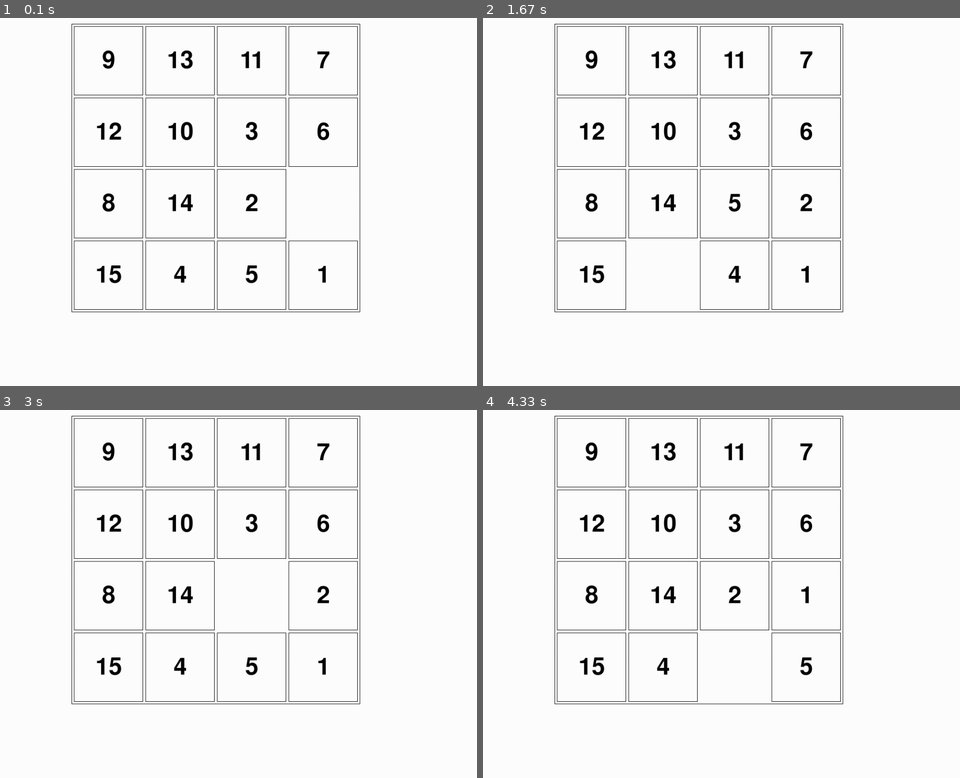
Above: before the commit, frames 1-4 (two rows, left to right).
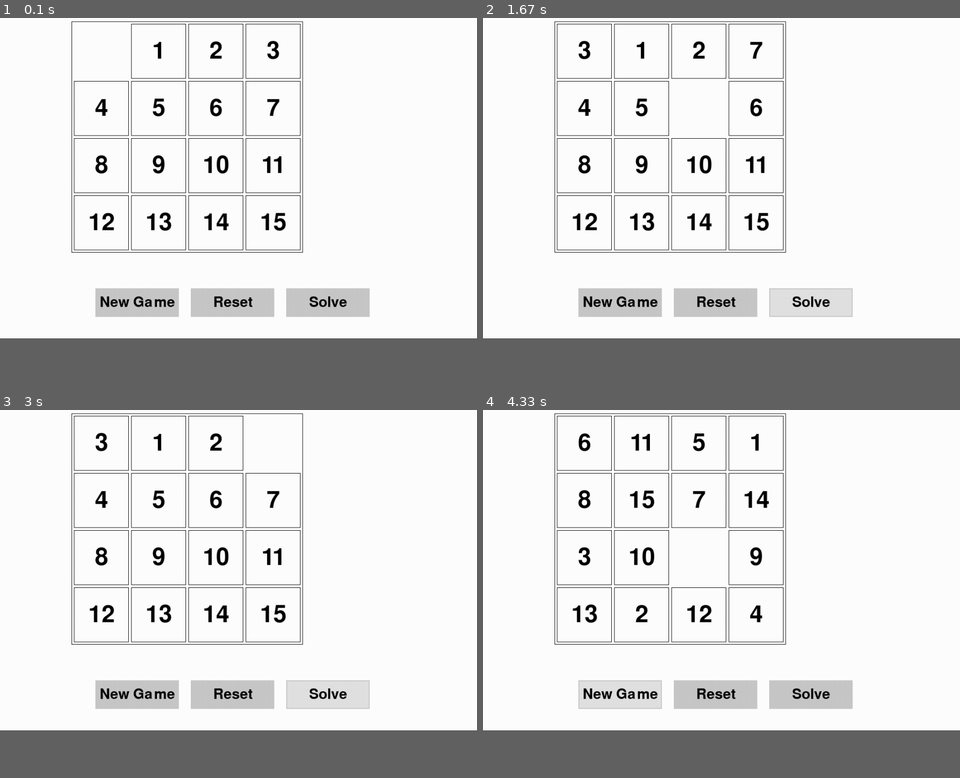
Above: after the commit, the same moments.

Repository: Mayank-Maheshwari/pygame
Game: pygame game, started from main.py
Same seed, same stepped clock (60 frames per second), same inputs: the game is played once before the commit and once after it.
Inputs (mouse positions are in pixels of both pictures, inside the frame that each line leads up to):
- Up to frame 1 (0.1 s): no input
- Up to frame 2 (1.67 s): click (812, 301) at 0.42 s, where only the run after the commit has a clickable "Solve"; hold Right 0.67-1.13 s; hold Up 1.17-1.47 s; hold Right from 1.5 s (still down)
- Up to frame 3 (3 s): release Right at 1.97 s; hold Left 2-2.53 s; hold Down 2.57-2.87 s
- Up to frame 4 (4.33 s): click (621, 693) at 3 s, where only the run after the commit has a clickable "New Game"; hold Left 3.23-3.63 s; hold Up 3.67-4.03 s; hold Right from 4.07 s (still down)
In our replay, the window is 900x720 before the commit and 900x630 after it. These sizes can differ from the game's own. Grey fills any space a smaller window leaves; there, only what the larger window draws over its background counts as a difference.

The runs differ from the first frame. In frame 1, 10% of the frame differs, in the area x 15-78%, y 0-82%; in frame 2, 10%; in frame 3, 10%; in frame 4, 10%.

Commit message:
Add the feature of solution

Diff:
--- a/main.py
+++ b/main.py
@@ -1,5 +1,7 @@
+import time
 import pygame
 from random import shuffle
+from solution import control
 
 black = (0, 0, 0)
 white = (255, 255, 255)
@@ -11,7 +13,10 @@
 total_no_block = column_count * row_count
 
 frame_height = column_count * 200
-frame_width = row_count*200+200
+if frame_height >= 800:
+    frame_height = 700
+    square_side = 120
+frame_width = row_count * 200 + 200
 
 pygame.init()
 display = pygame.display.set_mode((frame_width, frame_height))
@@ -49,6 +54,33 @@
     quit()
 
 
+def get_solution():
+    result = control(Problem.problem)
+    print(result)
+    for move in result:
+        if move == "Right":
+            print("left")
+            Puzzel.move_left()
+        elif move =="Left":
+            print("right")
+            Puzzel.move_right()
+        elif move == "Down":
+            print("up")
+            Puzzel.move_up()
+        elif move == "Up":
+            print("down")
+            Puzzel.move_down()
+        display.fill(white)
+        Puzzel.paint()
+        button(frame_width * .2, frame_height * .85, 60, 175, (200, 200, 200), (225, 225, 225), "New Game", 30,)
+        button(frame_width * .4, frame_height * .85, 60, 175, (200, 200, 200), (225, 225, 225), "Reset", 30,)
+        button(frame_width * .6, frame_height * .85, 60, 175, (200, 200, 200), (225, 225, 225), "Solve", 30,)
+        clock.tick(1)
+        pygame.display.update()
+
+    Problem.check_goal()
+
+
 def start():
     show = True
     while show:
@@ -89,13 +121,34 @@
             message_display(self.message, self.x + self.side / 2, self.y + self.side / 2, font_size=size)
 
 
+
 class Problem:
+
     problem = [i for i in range(total_no_block)]
-
-    shuffle(problem)
+    p = [i for i in problem]
+
+    @staticmethod
+    def new_game():
+        Problem.problem.clear()
+        for i in range(total_no_block):
+            Problem.problem.append(i)
+        Problem.print_problem()
+        shuffle(Problem.problem)
+        Problem.p.clear()
+        for i in Problem.problem:
+            Problem.p.append(i)
+        Puzzel.create_puzzel()
+
+    @staticmethod
+    def reset():
+        Problem.problem.clear()
+        for i in Problem.p:
+            Problem.problem.append(i)
+        Puzzel.create_puzzel()
 
     @staticmethod
     def create_problem():
+        global problem
         Problem.problem.clear()
         for slide in Puzzel.slides:
             Problem.problem.append(int(slide.message))
@@ -113,20 +166,28 @@
 
 
 class Puzzel:
-    slides = [Square(frame_width * 0.15 + 5 + ((i % row_count) * square_side), frame_height * 0.05 + 5 + (int(i / column_count) * square_side), square_side-5,
+
+    slides = [Square(frame_width * 0.15 + 5 + ((i % row_count) * square_side),
+                     frame_height * 0.05 + 5 + (int(i / column_count) * square_side), square_side - 5,
                      str(Problem.problem[i])) for i in range(total_no_block)]
-
-    x_coodinates = [frame_width*0.15+5+i*square_side for i in range(row_count)]
-    y_coodinates = [frame_height*0.05+5+i*square_side for i in range(column_count)]
+    x_coodinates = [frame_width * 0.15 + 5 + i * square_side for i in range(row_count)]
+    y_coodinates = [frame_height * 0.05 + 5 + i * square_side for i in range(column_count)]
+
+    @staticmethod
+    def create_puzzel():
+        Puzzel.slides = [Square(frame_width * 0.15 + 5 + ((i % row_count) * square_side),
+                         frame_height * 0.05 + 5 + (int(i / column_count) * square_side), square_side - 5,
+                         str(Problem.problem[i])) for i in range(total_no_block)]
+
     @staticmethod
     def paint():
-        Square(frame_width * 0.15, frame_height * 0.05, row_count*square_side + 5, None).draw_square(black, white)
+        Square(frame_width * 0.15, frame_height * 0.05, row_count * square_side + 5, None).draw_square(black, white)
         for i in Puzzel.slides:
             i.draw_square(black, white)
 
     @staticmethod
     def move_up():
-        if Square.zero_square.y == frame_height*0.05+(column_count-1)*square_side+5:
+        if Square.zero_square.y == frame_height * 0.05 + (column_count - 1) * square_side + 5:
             return
         else:
             side = Puzzel.find_Square_below(Square.zero_square.y, Square.zero_square.x)
@@ -140,7 +201,7 @@
 
     @staticmethod
     def move_down():
-        if Square.zero_square.y == frame_height*0.05+5:
+        if Square.zero_square.y == frame_height * 0.05 + 5:
             return
         else:
             side = Puzzel.find_Square_above(Square.zero_square.y, Square.zero_square.x)
@@ -155,7 +216,7 @@
 
     @staticmethod
     def move_left():
-        if Square.zero_square.x == frame_width*1.15+(row_count-1)*square_side+5:
+        if Square.zero_square.x == frame_width * 1.15 + (row_count - 1) * square_side + 5:
             return
         else:
             side = Puzzel.find_square_right(Square.zero_square.y, Square.zero_square.x)
@@ -169,7 +230,7 @@
 
     @staticmethod
     def move_right():
-        if Square.zero_square.x == frame_width*1.15+5:
+        if Square.zero_square.x == frame_width * 1.15 + 5:
             return
         else:
             side = Puzzel.find_square_left(Square.zero_square.y, Square.zero_square.x)
@@ -184,40 +245,56 @@
     @staticmethod
     def find_Square_below(y, x):
         i = Puzzel.y_coodinates.index(y)
-        found_y = Puzzel.y_coodinates[i + 1]
-        for slide in Puzzel.slides:
-            if x == slide.x:
-                if slide.y ==found_y:
-                    return slide
+        try:
+            found_y = Puzzel.y_coodinates[i + 1]
+            for slide in Puzzel.slides:
+                if x == slide.x:
+                    if slide.y == found_y:
+                        return slide
+        except:
+            print("error")
+
     @staticmethod
     def find_Square_above(y, x):
         i = Puzzel.y_coodinates.index(y)
-        found_y = Puzzel.y_coodinates[i - 1]
-
-        for slide in Puzzel.slides:
-            if x == slide.x:
-                if slide.y ==found_y:
-                    return slide
+        try:
+            found_y = Puzzel.y_coodinates[i - 1]
+
+            for slide in Puzzel.slides:
+                if x == slide.x:
+                    if slide.y == found_y:
+                        return slide
+        except:
+            print("error")
+
     @staticmethod
     def find_square_right(y, x):
         i = Puzzel.x_coodinates.index(x)
-        found_x = Puzzel.x_coodinates[i+1]
-        for slide in Puzzel.slides:
-            if y == slide.y:
-                if slide.x == found_x:
+        try:
+            found_x = Puzzel.x_coodinates[i + 1]
+            for slide in Puzzel.slides:
+                if y == slide.y:
+                    if slide.x == found_x:
                         return slide
+        except:
+            print("error")
 
     @staticmethod
     def find_square_left(y, x):
         i = Puzzel.x_coodinates.index(x)
-        found_x = Puzzel.x_coodinates[i-1]
-        for slide in Puzzel.slides:
-            if y == slide.y:
-                if slide.x == found_x:
+        try:
+            found_x = Puzzel.x_coodinates[i - 1]
+            for slide in Puzzel.slides:
+                if y == slide.y:
+                    if slide.x == found_x:
                         return slide
+        except:
+            print("error")
+
 
 def main():
     pygame.display.set_caption('8-Puzzle')
+    Problem.create_problem()
     Problem.print_problem()
     while True:
         for event in pygame.event.get():
@@ -240,7 +317,10 @@
                     Puzzel.move_down()
         display.fill(white)
         Puzzel.paint()
-        #button(100,530, 60, 175, (200, 200, 200), (225, 225, 225), "New Game", 30)
+        button(frame_width * .2, frame_height * .85, 60, 175, (200, 200, 200), (225, 225, 225), "New Game", 30, Problem.new_game)
+        button(frame_width * .4, frame_height * .85, 60, 175, (200, 200, 200), (225, 225, 225), "Reset", 30, Problem.reset)
+        button(frame_width * .6, frame_height * .85, 60, 175, (200, 200, 200), (225, 225, 225), "Solve", 30,get_solution)
+        clock.tick(15)
         pygame.display.update()
 
 
--- /dev/null
+++ b/solution.py
@@ -0,0 +1,280 @@
+from timeit import default_timer as timer
+
+noOfEle = myResult = None
+node_Expand = 0
+
+
+class Puzzel:
+    def __init__(self, puzzel):
+        self.puzzel = list(puzzel)
+        self.nextNode = None
+
+    def creatList(self):
+        global noOfEle, myResult
+        p = self.puzzel
+        k = 0
+        puzzel = [[] for i in range(noOfEle)]
+        result = [[] for i in range(noOfEle)]
+        for i in range(noOfEle):
+            for j in range(noOfEle):
+                puzzel[i].append(int(p[k]))
+                result[i].append(k)
+                k = k + 1
+        self.puzzel = puzzel
+        myResult = result
+
+
+class Node:
+    def __init__(self, puzzel):
+        self.puzzel = puzzel
+        self.nextNode = None
+        self.path_to_goal = []
+        self.cost_of_path = 0
+        self.heuristic_distance = 0
+
+
+class Heap:
+    def new(self, initialState):
+        n = Node(initialState)
+        self.rear = self.front = n
+        return self.rear
+
+    def insert(self, state):
+        state.heuristic_distance = calManhatonDistance(state.puzzel)
+
+        if self.front == None:
+            self.front = self.rear = state
+
+        elif self.front.nextNode is None:
+            if (state.cost_of_path + state.heuristic_distance) < (
+                        self.front.cost_of_path + self.front.heuristic_distance):
+                state.nextNode = self.front
+                self.front = state
+            else:
+                self.rear.nextNode = state
+                self.rear = state
+        else:
+            n = previous = self.front
+            while n != None:
+                if (n.cost_of_path + n.heuristic_distance) > (state.cost_of_path + state.heuristic_distance):
+                    if n == self.front:
+                        state.nextNode = self.front
+                        self.front = state
+                    else:
+                        state.nextNode = n
+                        previous.nextNode = state
+                        break
+                previous = n
+                n = n.nextNode
+            else:
+                self.rear.nextNode = state
+                self.rear = state
+
+    def deleteMin(self):
+        ref = self.front
+        if (ref == None):
+            return None
+        if (self.front == self.rear):
+            self.front = self.rear = None
+        else:
+            self.front = self.front.nextNode
+        return ref
+
+    def decreaseKey(self, state):
+        global noOfEle
+        location = n = previous = self.front
+        while n != None:
+            loop = True
+            i = 0
+            while loop and i < noOfEle:
+                j = 0
+                while loop and j < noOfEle:
+                    if (n.puzzel[i][j] != state.puzzel[i][j]):
+                        loop = False
+                    j += 1
+                i += 1
+            if loop:
+                location = n
+                if location.cost_of_path <= state.cost_of_path:
+                    return
+                else:
+                    if location == self.front:
+                        self.front.cost_of_path = state.cost_of_path
+                        return
+                    elif location == self.rear:
+                        self.rear.cost_of_path = state.cost_of_path
+                        return
+                    else:
+                        previous.nextNode = n.nextNode
+                        self.insert(state)
+                        return
+                break
+            previous = n
+            n = n.nextNode
+
+    def check(self, puzzel):
+        global noOfEle
+        n = self.front
+        ref = False
+        while n != None:
+            loop = True
+            i = 0
+            while loop and i < noOfEle:
+                j = 0
+                while loop and j < noOfEle:
+                    if (n.puzzel[i][j] != puzzel[i][j]):
+                        loop = False
+                    j += 1
+                i += 1
+            if loop:
+                ref = True
+                break;
+            n = n.nextNode
+        return ref
+
+    def isEmpty(self):
+        if self.front == None and self.rear == None:
+            return True
+        return False
+
+
+class Explore:
+    start = None
+
+    def addExplore(self, ref):
+        global node_Expand
+        node_Expand += 1
+        if self.start == None:
+            self.start = Node(ref.puzzel)
+            return
+        else:
+            n = Node(ref.puzzel)
+            n.nextNode = self.start
+            self.start = n
+            return
+
+    def check(self, puzzel):
+        if (len(puzzel[1]) <= 0):
+            return False
+        global noOfEle
+        n = self.start
+        ref = False
+        while n != None:
+            loop = True
+            i = 0
+            while loop and i < noOfEle:
+                j = 0
+                while loop and j < noOfEle:
+                    if (puzzel[i][j] != n.puzzel[i][j]):
+                        loop = False
+                    j += 1
+                i += 1
+            if (loop):
+                ref = True
+                break;
+            n = n.nextNode
+        return ref
+
+
+def calManhatonDistance(puzzel):
+    global myResult
+    manhatonDis = 0
+    for i in range(9):
+        if i != 0:
+            locationResullt = getLocation(myResult, i)
+            locationPuzzel = getLocation(puzzel, i)
+            manhatonDis += abs((abs(locationPuzzel[0])) - (abs(locationResullt[0]))) + abs(
+                (abs(locationPuzzel[1]) - abs(locationResullt[1])))
+    return manhatonDis
+
+
+def goalTest(state):
+    global noOfEle
+    if myResult == None:
+        return False
+    for i in range(noOfEle):
+        for j in range(noOfEle):
+            if state.puzzel[i][j] != myResult[i][j]:
+                return False
+    print(state.path_to_goal)
+    return True
+
+
+def getLocation(puzzel, item):
+    global noOfEle
+    for i in range(noOfEle):
+        for j in range(noOfEle):
+            if puzzel[i][j] == item:
+                return (i, j)
+    return None
+
+
+def getPuzzel(puzzel):
+    global noOfEle
+    p = [[] for i in range(noOfEle)]
+    for i in range(noOfEle):
+        p[i] = puzzel[i].copy()
+    return p
+
+
+def getNeighbor(state):
+    location = getLocation(state.puzzel, 0)
+    global noOfEle
+    neighbor = []
+    nextNeighbor = [[] for i in range(noOfEle)]
+    locationSet = ((location[0] - 1, location[1]), (location[0] + 1, location[1]), (location[0], location[1] - 1),
+                   (location[0], location[1] + 1))
+    path = ['Up', 'Down', 'Left', 'Right']
+    for i in range(4):
+        nextNeighbor = getPuzzel(state.puzzel)
+        if locationSet[i][0] in range(noOfEle) and locationSet[i][1] in range(noOfEle):
+            nextNeighbor[locationSet[i][0]][locationSet[i][1]], nextNeighbor[location[0]][location[1]] = \
+                nextNeighbor[location[0]][location[1]], nextNeighbor[locationSet[i][0]][locationSet[i][1]]
+        else:
+            continue
+        temp = Node(nextNeighbor)
+        temp.path_to_goal.extend(state.path_to_goal)
+        temp.path_to_goal.append(path[i])
+        temp.cost_of_path = setCost(temp)
+        neighbor.append(temp)
+    return neighbor
+
+
+def setCost(temp):
+    return (len(temp.path_to_goal))
+
+
+def setSearchDepth(temp):
+    search_Depth = len(temp.path_to_goal)
+
+def ast(initialState):
+    frontier = Heap()
+    frontier.new(initialState)
+    explore = Explore()
+    while not frontier.isEmpty():
+        state = frontier.deleteMin()
+        explore.addExplore(state)
+        if goalTest(state):
+            return True, state
+        puzzel = getNeighbor(state)
+        for neighbor in puzzel:
+            if not frontier.check(neighbor.puzzel):
+                if not explore.check(neighbor.puzzel):
+                    frontier.insert(neighbor)
+            elif frontier.check(neighbor.puzzel):
+                setSearchDepth(neighbor)
+                frontier.decreaseKey(neighbor)
+    return False, None
+
+
+def control(list):
+    global noOfEle
+    start = timer()
+    obj = Puzzel(list)
+    noOfEle = int(len(obj.puzzel) ** .5)
+    obj.creatList()
+    result,state = ast(obj.puzzel)
+    print("result {}".format(result))
+    end = timer()
+    print(end - start)
+    return state.path_to_goal
